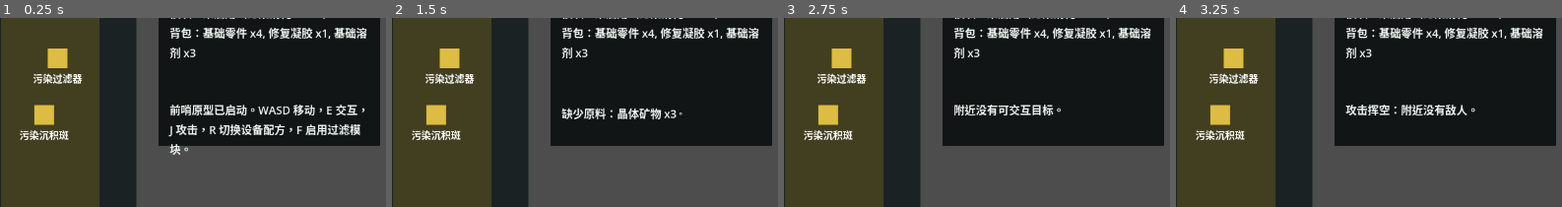
Above: before the commit, frames 1-4 (left to right).
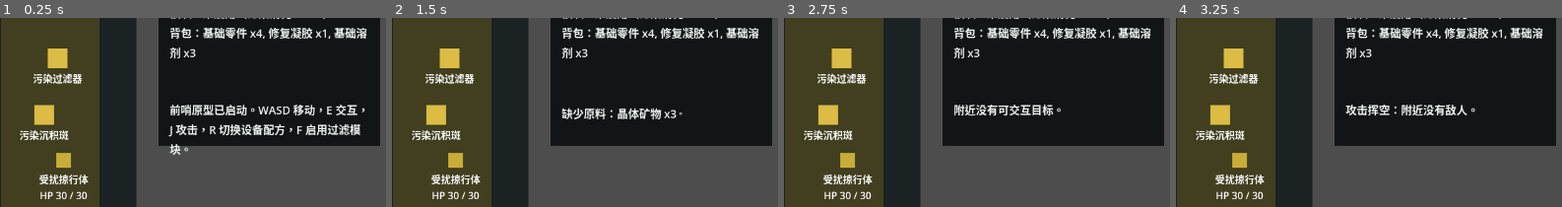
Above: after the commit, the same moments.

Repository: laugh0608/RadishCatalyst
Game: Godot game, scene res://scenes/boot/Boot.tscn
Same seed, same stepped clock (60 frames per second), same inputs: the game is played once before the commit and once after it.
Inputs:
- Up to frame 1 (0.25 s): no input
- Up to frame 2 (1.5 s): tap Enter at 0.5 s; hold D (move_right) 0.53-1.28 s; tap J (attack) at 0.6 s; tap E (interact) at 0.8, 1.35 s; hold S (move_down) from 1.28 s (still down)
- Up to frame 3 (2.75 s): tap J (attack) at 1.55, 2.1 s; release S (move_down) at 2.03 s; hold D (move_right) from 2.03 s (still down); tap E (interact) at 2.3 s
- Up to frame 4 (3.25 s): release D (move_right) at 2.78 s; hold W (move_up) from 2.78 s (still down); tap R (cycle_recipe) at 2.85 s; tap J (attack) at 3.05 s
The pictures show only the part of the screen within x 50-100%, y 34-84%; the shares and areas given below are measured in that part.

The runs differ from the first frame. In frame 1, 1.0% of the frame differs, in the area x 10-23%, y 71-96%; in frame 2, 1.0%; in frame 3, 1.0%; in frame 4, 1.0%.

Commit message:
feat: 接入污染边界基础敌人

Diff:
--- a/client/scenes/maps/VerticalSliceMap.tscn
+++ b/client/scenes/maps/VerticalSliceMap.tscn
@@ -85,3 +85,7 @@
 [node name="NativeSkitter" parent="Enemies" instance=ExtResource("4_enemy")]
 position = Vector2(70, 20)
 definition_id = "enemy.native_skitter"
+
+[node name="PollutedSkitter" parent="Enemies" instance=ExtResource("4_enemy")]
+position = Vector2(302, 94)
+definition_id = "enemy.polluted_skitter"
--- a/client/scripts/actors/prototype_enemy.gd
+++ b/client/scripts/actors/prototype_enemy.gd
@@ -14,13 +14,13 @@
 @onready var collision_shape: CollisionShape2D = $CollisionShape2D
 
 
-func setup(display_name: String, max_health: float) -> void:
+func setup(display_name: String, max_health: float, category: String = "basic") -> void:
 	self.display_name = display_name
 	self.max_health = max_health
 	health = max_health
 	defeated = false
 	collision_shape.disabled = false
-	sprite.color = Color(0.8, 0.313726, 0.215686, 1)
+	sprite.color = _get_active_color(category)
 	_update_label()
 
 
@@ -66,3 +66,13 @@
 
 func _update_label() -> void:
 	label.text = "%s\nHP %.0f / %.0f" % [display_name, health, max_health]
+
+
+func _get_active_color(category: String) -> Color:
+	match category:
+		"polluted":
+			return Color(0.78, 0.68, 0.22, 1)
+		"elite_node":
+			return Color(0.66, 0.48, 0.18, 1)
+		_:
+			return Color(0.8, 0.313726, 0.215686, 1)
--- a/client/scripts/map/vertical_slice_map.gd
+++ b/client/scripts/map/vertical_slice_map.gd
@@ -99,6 +99,11 @@
 	)
 
 	if bool(result.get("defeated", false)):
+		if target.definition_id == "enemy.polluted_skitter":
+			return {
+				"success": true,
+				"message": "击败：%s。污染处理点周边暂时安全。" % target.display_name
+			}
 		return {
 			"success": true,
 			"message": "击败：%s。" % target.display_name
@@ -138,7 +143,7 @@
 		var definition := data_registry.get_definition(enemy.definition_id)
 		var max_health := float(definition.get("base_stats", {}).get("max_health", 20.0))
 		enemy.instance_id = _get_enemy_instance_id(enemy)
-		enemy.setup(_get_display_name(enemy.definition_id), max_health)
+		enemy.setup(_get_display_name(enemy.definition_id), max_health, String(definition.get("category", "basic")))
 
 
 func sync_enemy_states(world_state: WorldState) -> void:
@@ -149,7 +154,12 @@
 		var definition := data_registry.get_definition(enemy.definition_id)
 		var max_health := float(definition.get("base_stats", {}).get("max_health", 20.0))
 		enemy.instance_id = _get_enemy_instance_id(enemy)
-		var enemy_state := world_state.ensure_enemy(enemy.instance_id, enemy.definition_id, "", max_health)
+		var enemy_state := world_state.ensure_enemy(
+			enemy.instance_id,
+			enemy.definition_id,
+			_get_enemy_region_id(definition),
+			max_health
+		)
 		enemy.apply_saved_state(enemy_state)
 
 
@@ -158,6 +168,13 @@
 	if definition.is_empty():
 		return definition_id
 	return data_registry.get_text(String(definition.get("display_name_key", definition_id)))
+
+
+func _get_enemy_region_id(definition: Dictionary) -> String:
+	var spawn_regions: Array = definition.get("spawn_regions", [])
+	if spawn_regions.is_empty():
+		return ""
+	return String(spawn_regions[0])
 
 
 func _get_recipes_for_building(building_id: String) -> Array[String]:
Not shown, changed: docs/devlogs/2026-W18.md
Not shown, changed: docs/planning/current.md
Not shown, changed: docs/planning/vertical-slice.md
